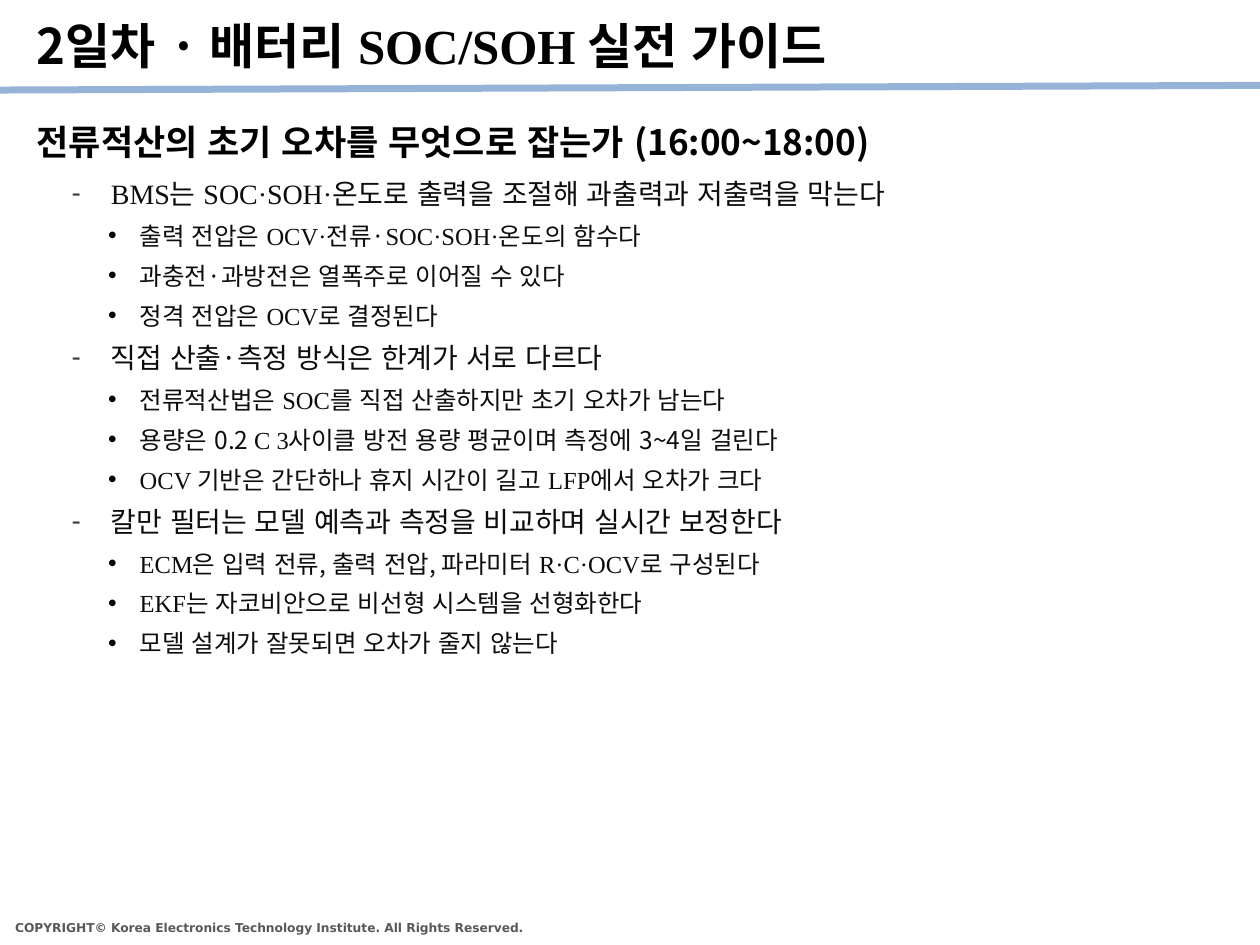
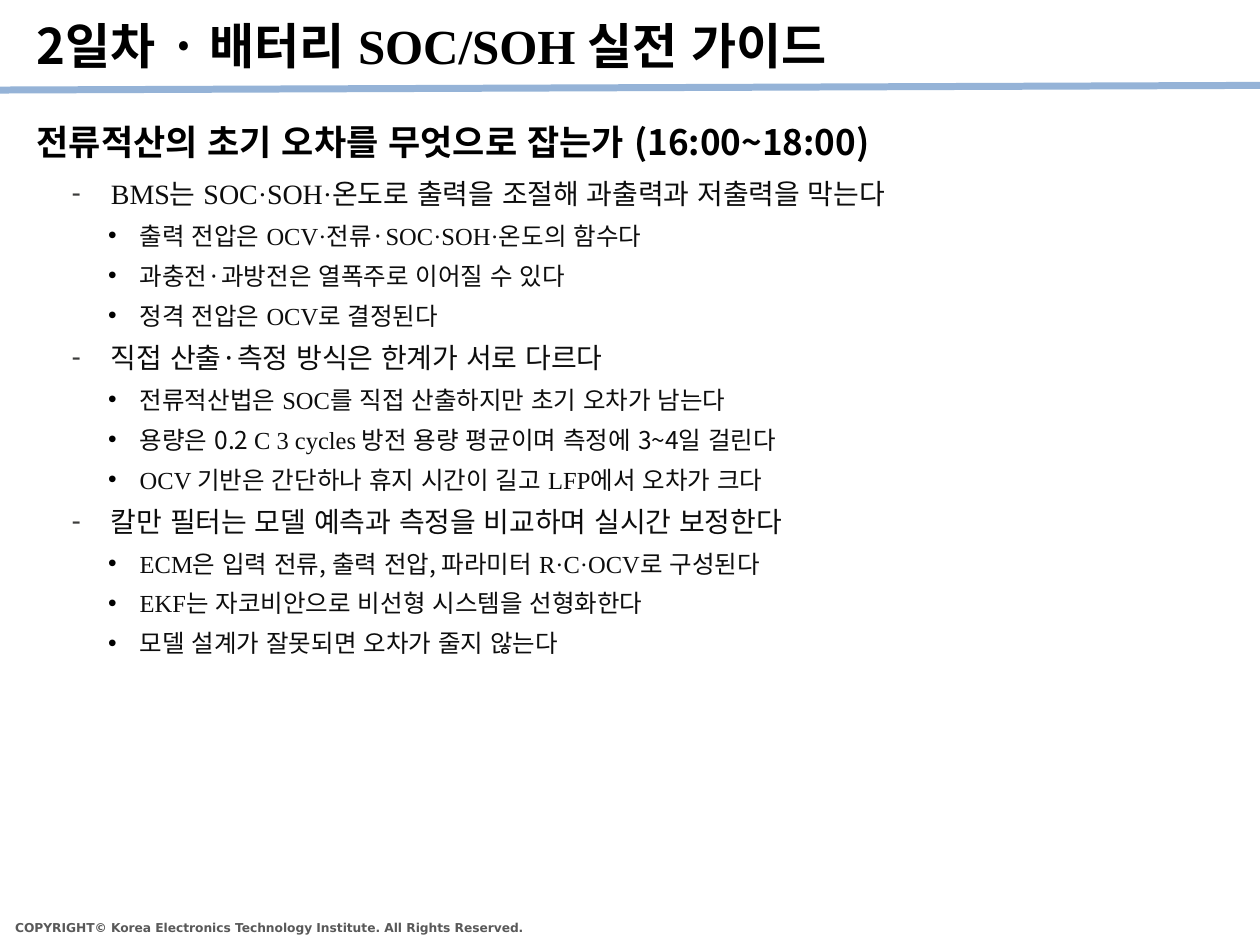
Before and after one commit to kybeen0521/PHM_Edu, a slide deck: slide 16 of Templates/PHM강좌_수강정리_v1.pptx. Drawn at 1260x945 pixels with LibreOffice and Linux fonts; fonts in the diff are those of the drawing. Boxes give left, top, right and bottom in pixels: in the first picture for what was removed or moved away, otherwise in the second. Text is boxed around its words. In the diff, an @@ line names an element or a change of style, - is before the commit and + after.

Commit message:
Update summary content

```diff
--- a/Templates/PHM강좌_수강정리_v1.pptx
+++ b/Templates/PHM강좌_수강정리_v1.pptx
@@ text at [140,428,776,454]: text changed @@
-    • 용량은 0.2 C 3사이클 방전 용량 평균이며 측정에 3~4일 걸린다
+    • 용량은 0.2 C 3 cycles 방전 용량 평균이며 측정에 3~4일 걸린다
```
